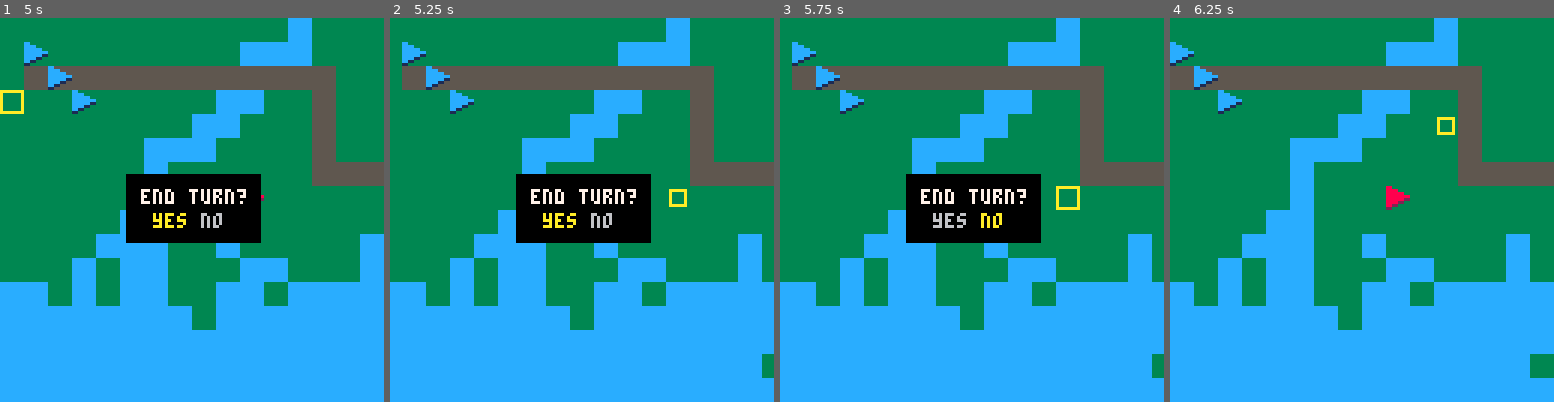
Above: before the commit, frames 1-4 (left to right).
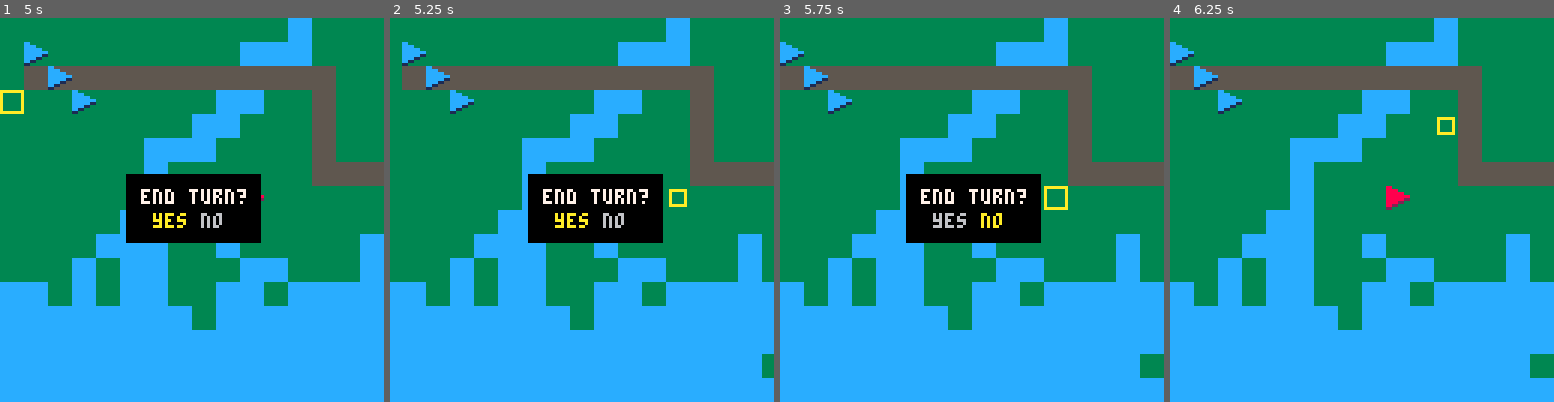
Above: after the commit, the same moments.

Repository: chrisallenlane/balance-of-power
Game: PICO-8 cartridge balance-of-power.p8
Two runs of this game, one before a commit and one after it. Both use one fixed random seed, a clock stepped at 60 frames per second and the inputs below.
Inputs:
- Up to frame 1 (5 s): tap O (Z key) at 0.33, 1.07, 2.22, 3.72 s; tap Down at 0.7 s; tap X (X key) at 1.43, 2.07, 2.82, 3.57, 4.32 s; hold Up 1.97-2.63 s; hold Right 2.68-3.02 s; hold Down 3.07-3.73 s; hold Left 3.78-4.12 s; hold Up 4.17-4.5 s; hold Left from 4.55 s (still down)
- Up to frame 2 (5.25 s): release Left at 5.05 s; tap X (X key) at 5.07 s; hold Right from 5.1 s (still down); tap O (Z key) at 5.22 s
- Up to frame 3 (5.75 s): keep holding Right
- Up to frame 4 (6.25 s): tap X (X key) at 5.82 s; release Right at 5.93 s; hold Up from 5.98 s (still down)

Frame 1 is identical in both runs. In frame 2, 1.9% of the frame differs, in the area x 32-72%, y 40-59%; in frame 3, 10%, in the area x 0-97%, y 0-94%; in frame 4, nothing differs.

Commit message:
refactor(screen-battle): move menu logic
Move menu logic solely into a human player code path.

Diff:
--- a/src/screen-battle.lua
+++ b/src/screen-battle.lua
@@ -1,39 +1,5 @@
 -- update the battle screen
 function Screens.battle.update()
-    -- If a menu is visible, run the appropriate update loop
-    if MenuTurnEnd.vis then
-        MenuTurnEnd:update()
-        return
-    elseif MenuBalance.vis then
-        MenuBalance:update()
-        return
-    elseif MenuTarget.vis then
-        MenuTarget:update()
-        -- accept the balance, close the menu, and end the turn
-        if BtnX:once() then
-            -- hide this menu
-            MenuTarget.vis = false
-
-            -- attack the enemy unit
-            Cursor.sel:attack(MenuTarget.unit,
-                              MenuTarget.choices[MenuTarget.sel],
-                              Cursor.sel.stat.atk, MenuTarget.idx)
-
-            -- deactivate all *other* units belonging to the player
-            Units.deactivate(Map.current.units, Turn.player)
-            Cursor.sel:activate()
-
-            -- end the player's turn if the unit is exhausted
-            if Cursor.sel:exhausted() then
-                Turn:turn_end()
-                -- otherwise, show the movement radius
-            else
-                Radius:update(Cursor.sel, Map.current, Turn.player)
-            end
-        end
-        return
-    end
-
     -- determine if the map has been cleared
     -- TODO: handle 2-player games
     local clear, victor = Map:clear()
@@ -48,6 +14,40 @@
     -- do not run player/CPU update loops if a lock is engaged
     if Camera.ready and Units.ready then
         if Turn:human(Players) then
+            -- If a menu is visible, run the appropriate update loop
+            if MenuTurnEnd.vis then
+                MenuTurnEnd:update()
+                return
+            elseif MenuBalance.vis then
+                MenuBalance:update()
+                return
+            elseif MenuTarget.vis then
+                MenuTarget:update()
+                -- accept the balance, close the menu, and end the turn
+                if BtnX:once() then
+                    -- hide this menu
+                    MenuTarget.vis = false
+
+                    -- attack the enemy unit
+                    Cursor.sel:attack(MenuTarget.unit,
+                                      MenuTarget.choices[MenuTarget.sel],
+                                      Cursor.sel.stat.atk, MenuTarget.idx)
+
+                    -- deactivate all *other* units belonging to the player
+                    Units.deactivate(Map.current.units, Turn.player)
+                    Cursor.sel:activate()
+
+                    -- end the player's turn if the unit is exhausted
+                    if Cursor.sel:exhausted() then
+                        Turn:turn_end()
+                        -- otherwise, show the movement radius
+                    else
+                        Radius:update(Cursor.sel, Map.current, Turn.player)
+                    end
+                end
+                return
+            end
+
             -- update the cursor position
             Cursor:update()
 
